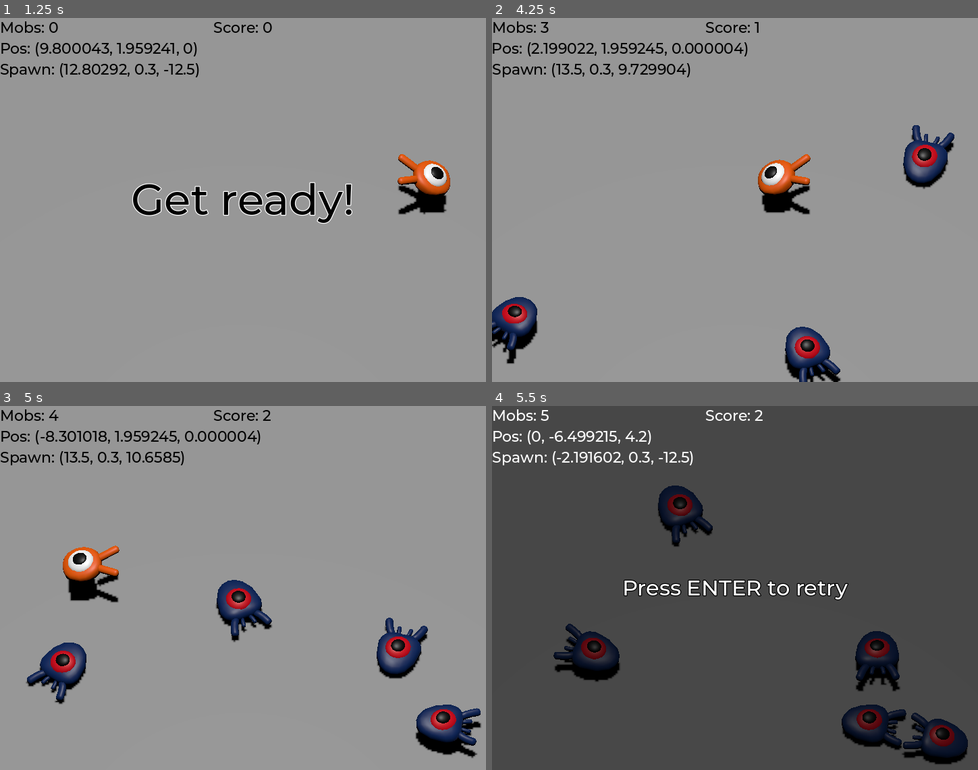
Above: before the commit, frames 1-4 (two rows, left to right).
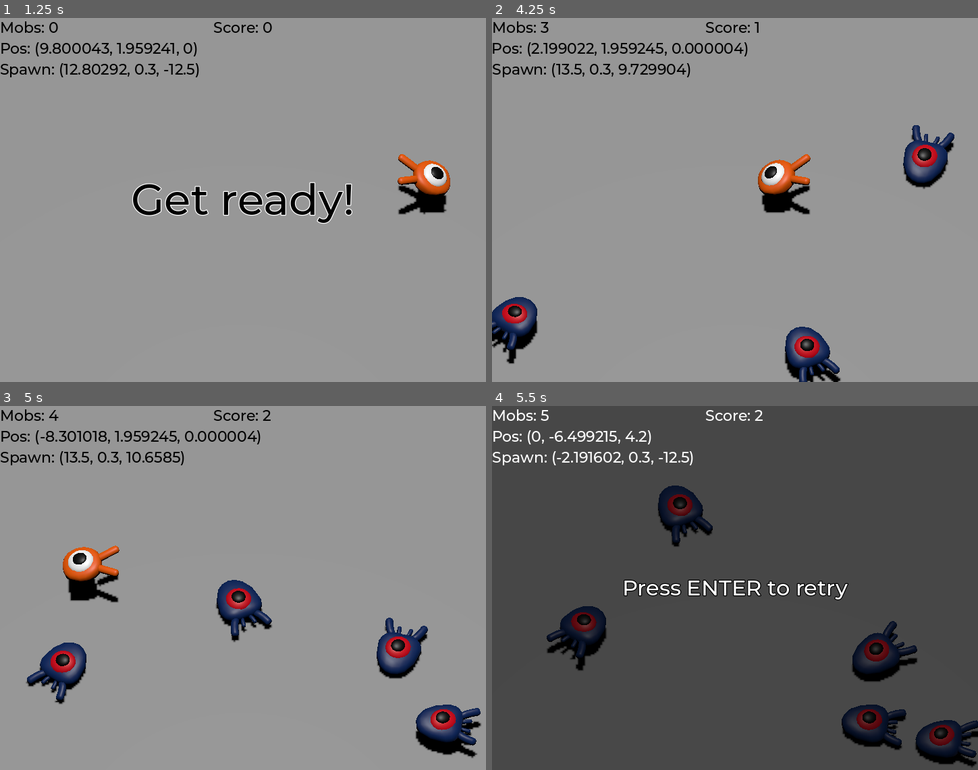
Above: after the commit, the same moments.

Repository: zajrik/dodge_the_creeps_2
Game: Godot game, scene res://scenes/main/main.tscn
Same seed, same stepped clock (60 frames per second), same inputs: the game is played once before the commit and once after it.
Inputs:
- Up to frame 1 (1.25 s): tap Enter (ui_accept) at 0.5 s; hold D (move_right) from 0.53 s (still down); tap Space (jump) at 0.77 s
- Up to frame 2 (4.25 s): release D (move_right) at 1.28 s; hold S (move_back) 1.28-2.03 s; tap Space (jump) at 1.52, 3.02, 3.77 s; hold D (move_right) 2.03-2.78 s; hold W (move_forward) 2.78-3.53 s; hold A (move_left) from 3.53 s (still down)
- Up to frame 3 (5 s): keep holding A (move_left); tap Space (jump) at 4.52 s
- Up to frame 4 (5.5 s): release A (move_left) at 5.03 s; hold S (move_back) from 5.03 s (still down)

Frame 1 is identical in both runs. In frame 2, less than 0.1% of the frame differs, in the area x 0-72%, y 77-100%; in frame 3, less than 0.1%; in frame 4, 3.3%, in the area x 11-100%, y 55-100%.

Commit message:
smooth mob bounce turning, clean up

Diff:
--- a/scenes/main/main.gd
+++ b/scenes/main/main.gd
@@ -3,7 +3,7 @@
 @export var mob_scene: PackedScene
 
 var score: int = 0
-var multiplier: int = 0
+var combo: int = 0
 
 # Start in demo mode, allowing mobs to collide for my amusement
 var demo: bool = true
@@ -31,13 +31,12 @@
   $UI/ScoreLabel.set_text('Score: %s' % str(score))
 
   # Append multipler text to score label
-  if (multiplier > 1):
-    $UI/ScoreLabel.text += ' (x%s)'  % multiplier
+  if (combo > 1):
+    $UI/ScoreLabel.text += ' (x%s)' % combo
 
-
-  # Reset multiplier if player falls to the ground
+  # Reset combo if player falls to the ground
   if $Player.global_position.y < 0.6:
-    multiplier = 0
+    combo = 0
 
 
 func _unhandled_input(event: InputEvent) -> void:
@@ -105,7 +104,7 @@
   # collisions for some reason??? So making a little jail below the arena
   # and moving the player out of harms way seemed like the easiest solution
 
-  # Udpate: I figured out the mob collision problem. I was setting it for all
+  # Update: I figured out the mob collision problem. I was setting it for all
   # current mobs but forgot to set it on newly spawned mobs which is what I
   # accomplished with "demo" mode in the 2D version. Implemented that here,
   # but I'm keeping the jail because I think it's silly and that makes me happy
@@ -117,7 +116,7 @@
   $UI.show_retry()
 
 
-## Increment the score by 1 * the given multiplier.
+## Increment the score by 1 * the given combo.
 func increase_score(multiplier: int = 1) -> void:
   score += 1 * multiplier
 
@@ -130,8 +129,7 @@
   increase_score()
 
 
-## Handle mob squash, incrementing multiplier and increasing score
+## Handle mob squash, incrementing combo and increasing score
 func _on_squash() -> void:
-  multiplier += 1
-  increase_score(multiplier)
-  pass
+  combo += 1
+  increase_score(combo)
--- a/scenes/mob/mob.gd
+++ b/scenes/mob/mob.gd
@@ -11,6 +11,10 @@
 
 ## Downward acceleration while airborne in meters/sec squared.
 @export var fall_acceleration: int = 75
+
+## Timestep used for interpolating turn direction
+var timestep: float = 0.0
+
 
 ## Initialize this mob, setting its position and velocity.
 func initialize(start_pos: Vector3, player_pos: Vector3) -> void:
@@ -41,17 +45,23 @@
 
 
 func _physics_process(_delta: float) -> void:
-  # Iterate collisions to handle bouncing when collision is turned on
+  # Iterate collisions to handle bouncing when collision is enabled
   for index in range(get_slide_collision_count()):
     var collision: KinematicCollision3D = get_slide_collision(index)
 
     # Bounce on first non-terrain collision
     if collision.get_collider() != null:
-      velocity = velocity.bounce(collision.get_normal())
-      break
+      set_velocity(velocity.bounce(collision.get_normal()))
+      timestep = 0.0
 
-  # Force mob to look in the direction of its movement
-  $Character.look_at(position + velocity.normalized())
+  # Force mob to look in the direction of its movement but lerp rotation
+  # based on animation speed scale so faster mobs turn faster and vice-versa
+  timestep += _delta * 0.1 * $AnimationPlayer.speed_scale
+  var current_basis := Quaternion(transform.basis)
+  var target_basis := Quaternion(Basis.looking_at(velocity))
+  var new_basis := current_basis.slerp(target_basis, clamp(timestep, 0.0, 1.0))
+  transform.basis = Basis(new_basis)
+
   move_and_slide()
 
 
--- a/scenes/mob/mob.tscn
+++ b/scenes/mob/mob.tscn
@@ -73,6 +73,9 @@
 transform = Transform3D(1, 0, 0, 0, 1, 0, 0, 0, 1, 0, -0.2, 0)
 collision_layer = 2
 axis_lock_linear_y = true
+axis_lock_angular_x = true
+axis_lock_angular_y = true
+axis_lock_angular_z = true
 motion_mode = 1
 script = ExtResource("1_vec4k")
 min_speed = 5
--- a/scenes/player/player.gd
+++ b/scenes/player/player.gd
@@ -27,11 +27,11 @@
   # Normalize direction and LOOK AT IT
   if direction != Vector3.ZERO:
     direction = direction.normalized()
-    $Character.basis = Basis.looking_at(direction)
+    set_basis(Basis.looking_at(direction))
 
-    $AnimationPlayer.speed_scale = 4
+    $AnimationPlayer.set_speed_scale(4)
   else:
-    $AnimationPlayer.speed_scale = 1
+    $AnimationPlayer.set_speed_scale(1)
 
   # Set horizontal target velocity
   target_velocity.x = direction.x * speed
@@ -62,7 +62,7 @@
 
       break
 
-  velocity = target_velocity
+  set_velocity(target_velocity)
   move_and_slide()
 
   # Adjust character angle over jump arc
@@ -70,15 +70,4 @@
 
 
 func _on_mob_detector_body_entered(_body: Node3D) -> void:
-  #$DeathTimer.start()
   hit.emit()
-
-
-func _on_mob_detector_body_exited(_body: Node3D) -> void:
-  #$DeathTimer.stop()
-  pass
-
-
-func _on_death_timer_timeout() -> void:
-  #hit.emit()
-  pass
--- a/scenes/player/player.tscn
+++ b/scenes/player/player.tscn
@@ -100,10 +100,5 @@
 }
 autoplay = "float"
 
-[node name="DeathTimer" type="Timer" parent="."]
-wait_time = 0.05
-one_shot = true
-
 [connection signal="body_entered" from="MobDetector" to="." method="_on_mob_detector_body_entered"]
 [connection signal="body_exited" from="MobDetector" to="." method="_on_mob_detector_body_exited"]
-[connection signal="timeout" from="DeathTimer" to="." method="_on_death_timer_timeout"]
--- a/scripts/ui.gd
+++ b/scripts/ui.gd
@@ -37,9 +37,9 @@
 ##
 ## If duration is not set then the message must be manually hidden
 ## when no longer needed.
-func show_message(msg: String, size: int = 64, duration: int = -1) -> void:
+func show_message(msg: String, font_size: int = 64, duration: int = -1) -> void:
   $Message.set_text(msg)
-  $Message.set('theme_override_font_sizes/font_size', size)
+  $Message.set('theme_override_font_sizes/font_size', font_size)
   $Message.show()
 
   if duration > 0:
